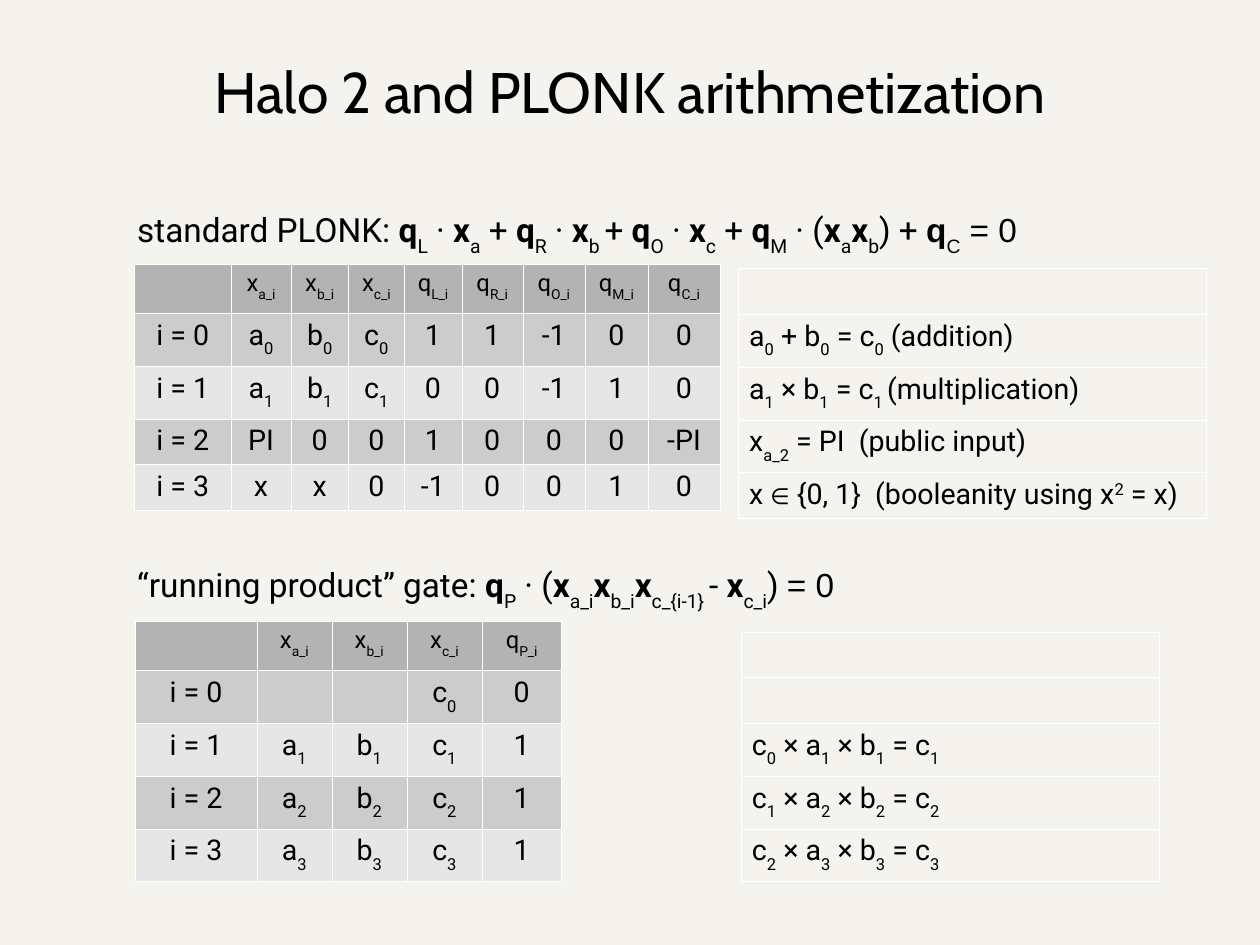
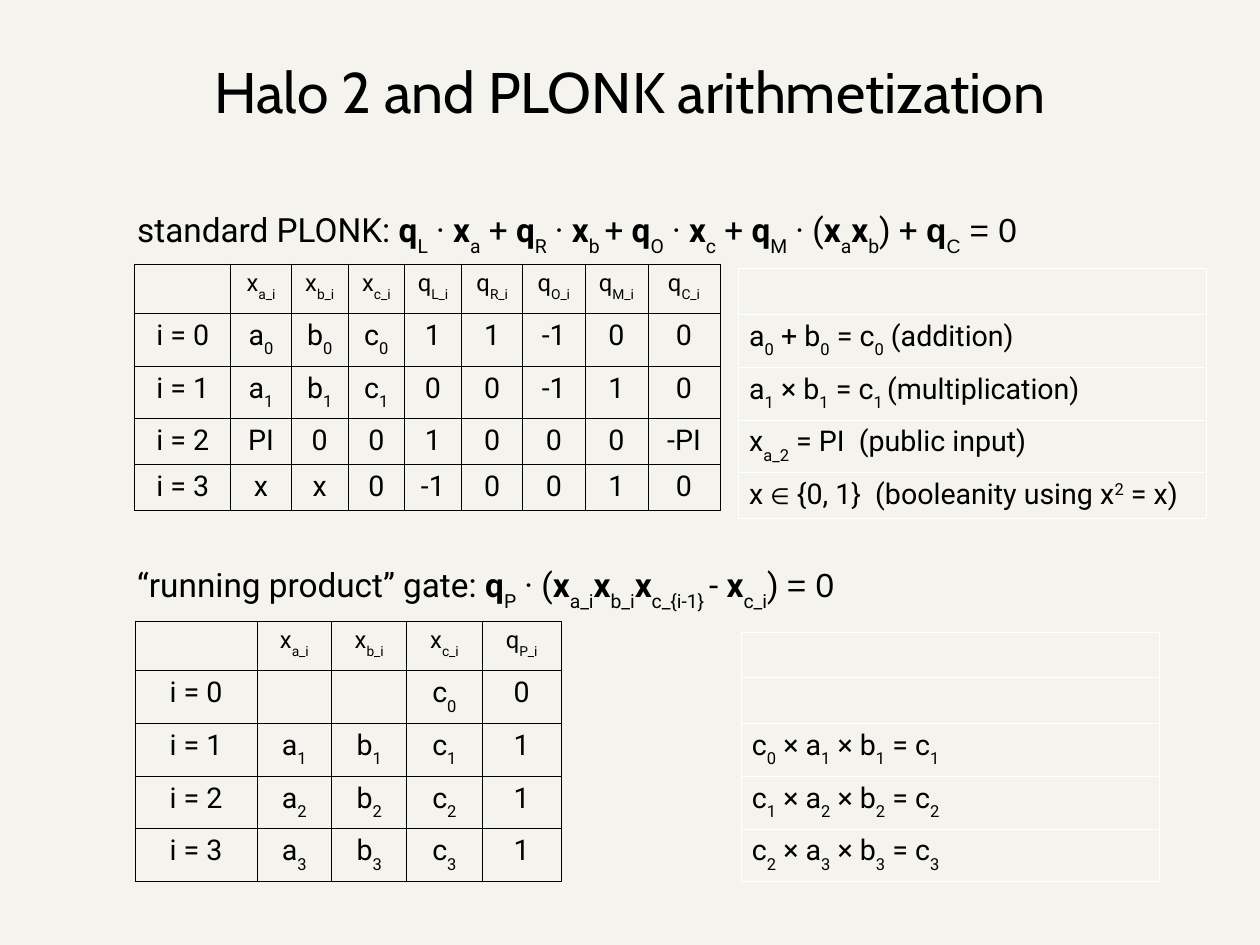
Before and after one commit to daira/halographs, a slide deck: slide 8 of deepdive.odp. Drawn at 1260x945 pixels with LibreOffice and Linux fonts; fonts in the diff are those of the drawing. Boxes give left, top, right and bottom in pixels: in the first picture for what was removed or moved away, otherwise in the second. Text is boxed around its words. In the diff, an @@ line names an element or a change of style, - is before the commit and + after.

Commit message:
Deep dive presentation: Ying Tong's correction to the PLONK permutation argument, and formatting/notation fixes.

```diff
--- a/deepdive.odp
+++ b/deepdive.odp
@@ table at [135, 264, 719, 508] @@
@@ fill #B3B3B3 to none in 8 cells @@
@@ fill #CCCCCC to none in 18 cells @@
@@ fill #E6E6E6 to none in 18 cells @@
@@ borders changed @@
@@ table at [135, 621, 561, 877] @@
@@ fill #B3B3B3 to none in 4 cells @@
@@ fill #CCCCCC to none in 8 cells @@
@@ fill #E6E6E6 to none in 10 cells @@
@@ borders changed @@
```
Also in this commit, not shown: 25 other slides changed, 1 slide added, 1 other file.
